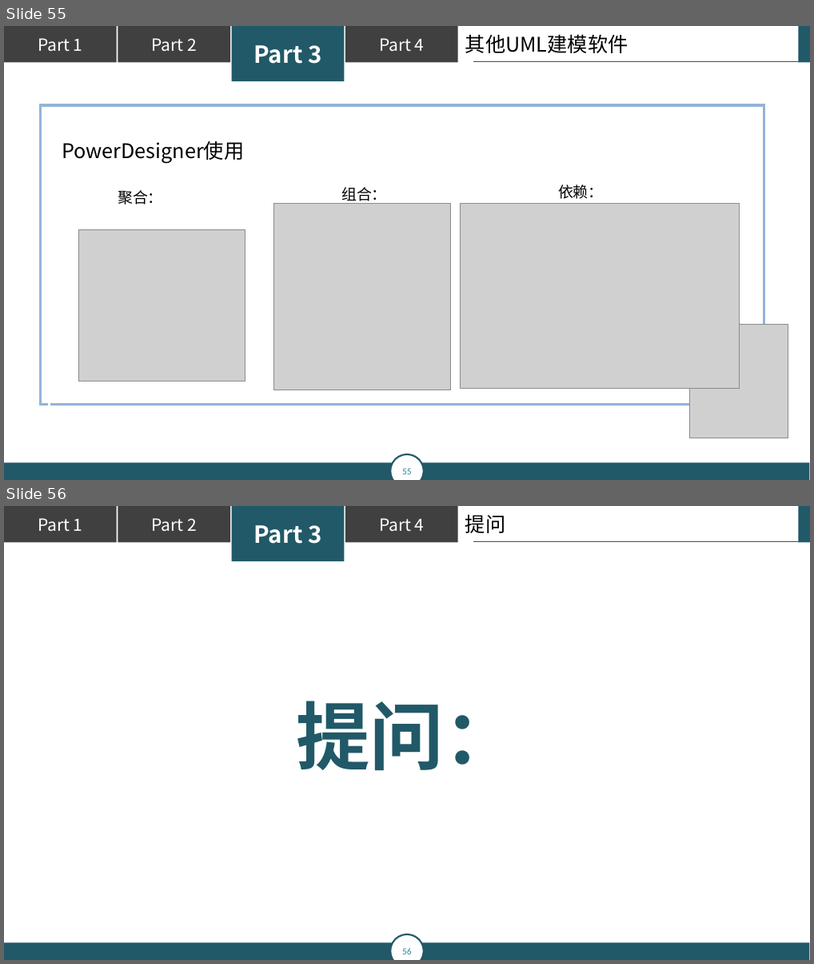
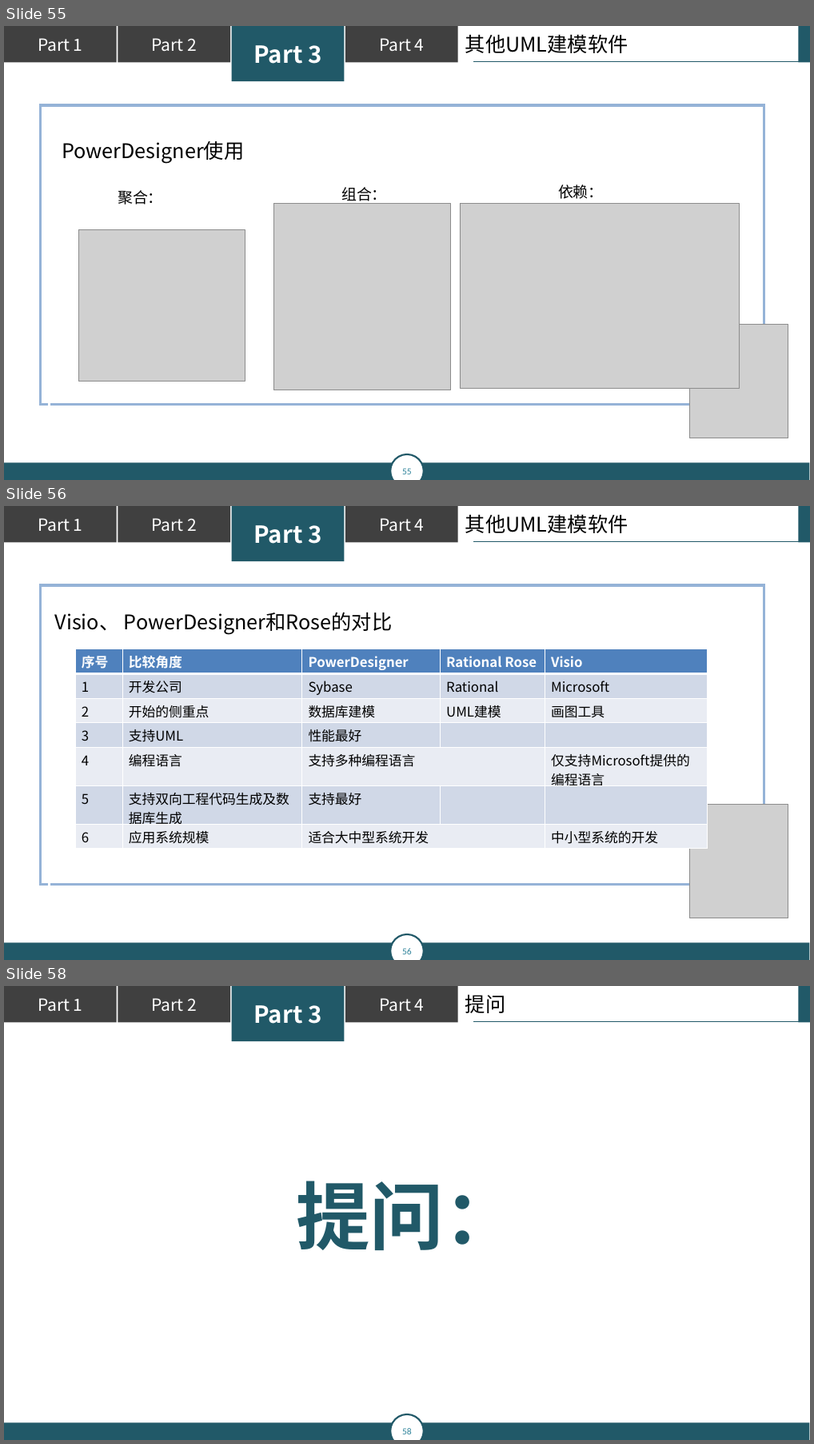
Before and after one commit to popopoi/PRD2018-G07, a slide deck: 翻转课堂PPT/PRD2018-G07-第五周翻转课堂PPT.pptx. Shown one above the other, each under a label of ours: slides 55 and 56 before the commit, slides 55, 56 and 58 after it; the slides between them are not shown. The pictures are 814x964 and 814x1444 pixels, drawn with LibreOffice and Linux fonts; fonts in the diff are those of the drawing; grey boxes stand for pictures. Boxes give left, top, right and bottom in pixels: in the first picture for what was removed or moved away, otherwise in the second. Text is boxed around its words. In the diff, an @@ line names an element or a change of style, - is before the commit and + after.

Commit message:
修订 《PRD2018-G07-第五周翻转课堂PPT》[修订的内容：小组分工修改，增加软件对比表格]

```diff
--- a/翻转课堂PPT/PRD2018-G07-第五周翻转课堂PPT.pptx
+++ b/翻转课堂PPT/PRD2018-G07-第五周翻转课堂PPT.pptx
@@ slide 56 added at bbox=[4, 506, 810, 960], background #FFFFFF; not listed: 8 template elements that a slide beside it also shows @@
@@ text added at bbox=[466, 514, 629, 533], 24 pt, text #000000 @@
+其他UML建模软件
@@ rectangle added at bbox=[40, 585, 765, 884], outline #95B3D7 3 pt @@
@@ rectangle added at bbox=[49, 607, 747, 888], outline #FFFFFF 3 pt @@
@@ text added at bbox=[55, 612, 392, 635], 24 pt, text #000000 @@
+Visio、 PowerDesigner和Rose的对比
@@ table added at bbox=[75, 648, 707, 848], 7 rows, 5 columns @@
+序号 | 比较角度 | PowerDesigner | Rational Rose | Visio
+1 | 开发公司 | Sybase | Rational | Microsoft
+2 | 开始的侧重点 | 数据库建模 | UML建模 | 画图工具
+3 | 支持UML | 性能最好 |  | 
+4 | 编程语言 | 支持多种编程语言 |  | 仅支持Microsoft提供的编程语言
+5 | 支持双向工程代码生成及数据库生成 | 支持最好 |  | 
+6 | 应用系统规模 | 适合大中型系统开发 |  | 中小型系统的开发
@@ picture added at bbox=[690, 804, 789, 918] @@
@@ what was slide 56 is now slide 58 @@
```
Also in this commit, not shown: 6 slides changed, 1 other slide added.
